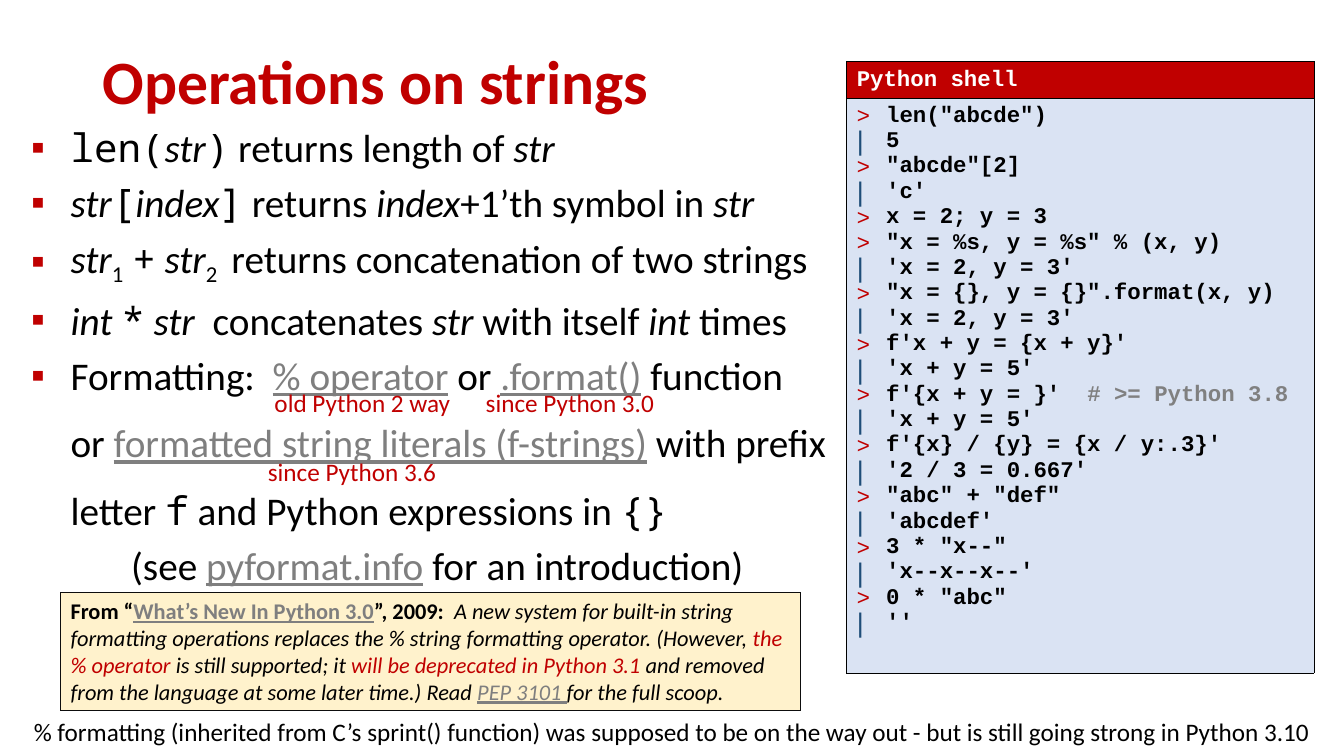
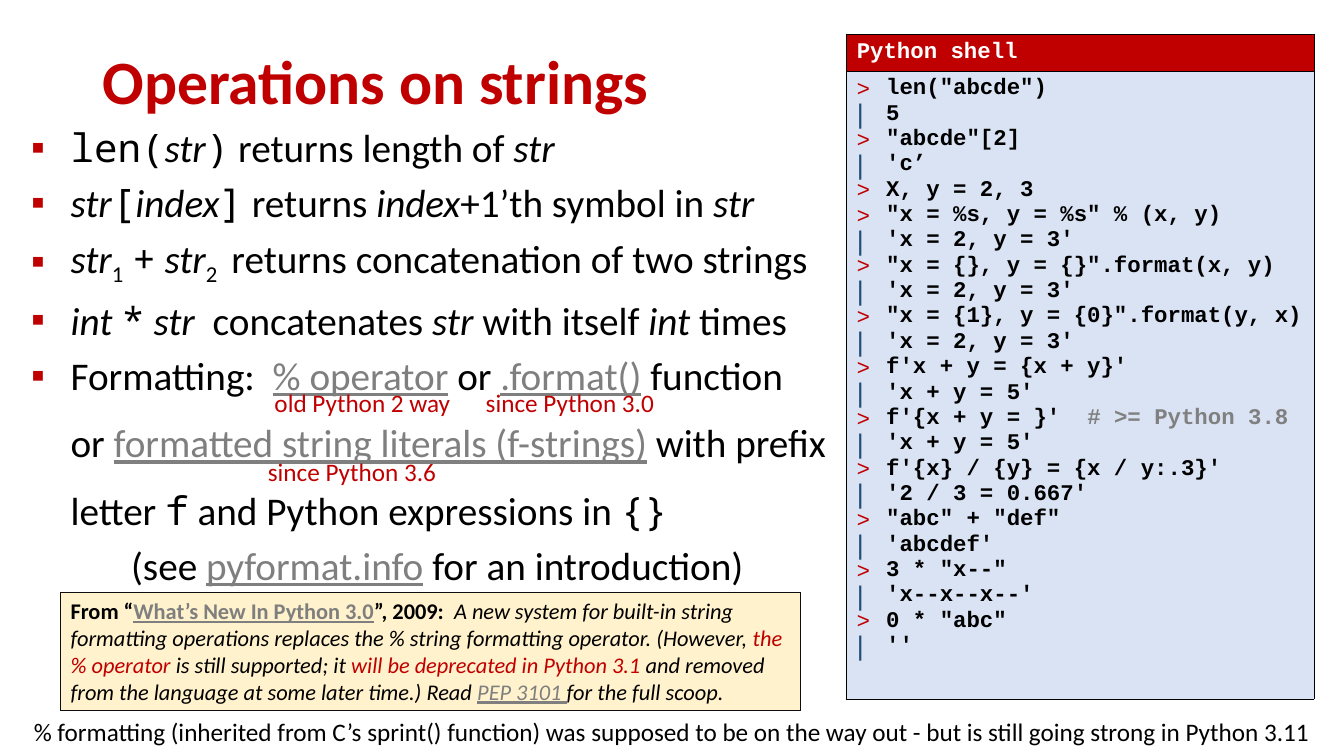
Before and after one commit to gsbrodal/gsbrodal.github.io, a slide deck: slide 19 of ipsa/slides/operations.pptx. Drawn at 1344x756 pixels with LibreOffice and Linux fonts; fonts in the diff are those of the drawing. Boxes give left, top, right and bottom in pixels: in the first picture for what was removed or moved away, otherwise in the second. Text is boxed around its words. In the diff, an @@ line names an element or a change of style, - is before the commit and + after.

Commit message:
string slides

```diff
--- a/ipsa/slides/operations.pptx
+++ b/ipsa/slides/operations.pptx
@@ table at box(847, 34, 1315, 700) @@
@@ row 2, column 1: "len("abcde") / 5 / "abcde"[2] / 'c' / x = 2; y = 3 / "x = %s, y = %s" % (x, y) / 'x = 2, y = 3' / "x = {}, y = {}".format(x, y) / 'x = 2, y = 3' / f'x + y = {x + y}' / 'x + y = 5' / f'{x + y = }' # >= Python 3.8 / 'x + y = 5' / f'{x} / {y} = {x / y:.3}' / '2 / 3 = 0.667' / "abc" + "def" / 'abcdef' / 3 * "x--" / 'x--x--x--' / 0 * "abc" / ''" to "len("abcde") / 5 / "abcde"[2] / 'c’ / X, y = 2, 3 / "x = %s, y = %s" % (x, y) / 'x = 2, y = 3' / "x = {}, y = {}".format(x, y) / 'x = 2, y = 3' / "x = {1}, y = {0}".format(y, x) / 'x = 2, y = 3' / f'x + y = {x + y}' / 'x + y = 5' / f'{x + y = }' # >= Python 3.8 / 'x + y = 5' / f'{x} / {y} = {x / y:.3}' / '2 / 3 = 0.667' / "abc" + "def" / 'abcdef' / 3 * "x--" / 'x--x--x--' / 0 * "abc" / ''" @@
@@ table: place and size @@
-table at box(847, 62, 1315, 674)
+table at box(847, 34, 1315, 700)
@@ text at box(57, 722, 1309, 746): text changed @@
-% formatting (inherited from C’s sprint() function) was supposed to be on the way out - but is still going strong in Python 3.10
+% formatting (inherited from C’s sprint() function) was supposed to be on the way out - but is still going strong in Python 3.11
```
Also in this commit, not shown: 2 other slides changed, 1 slide added, 26 other files.
